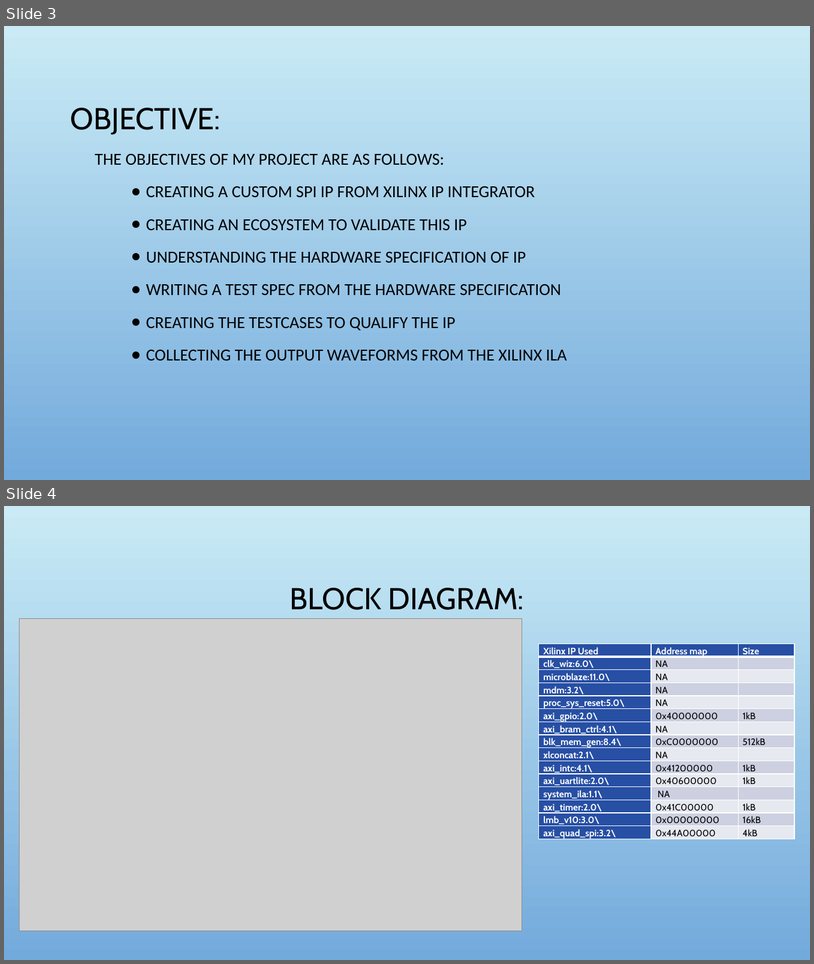
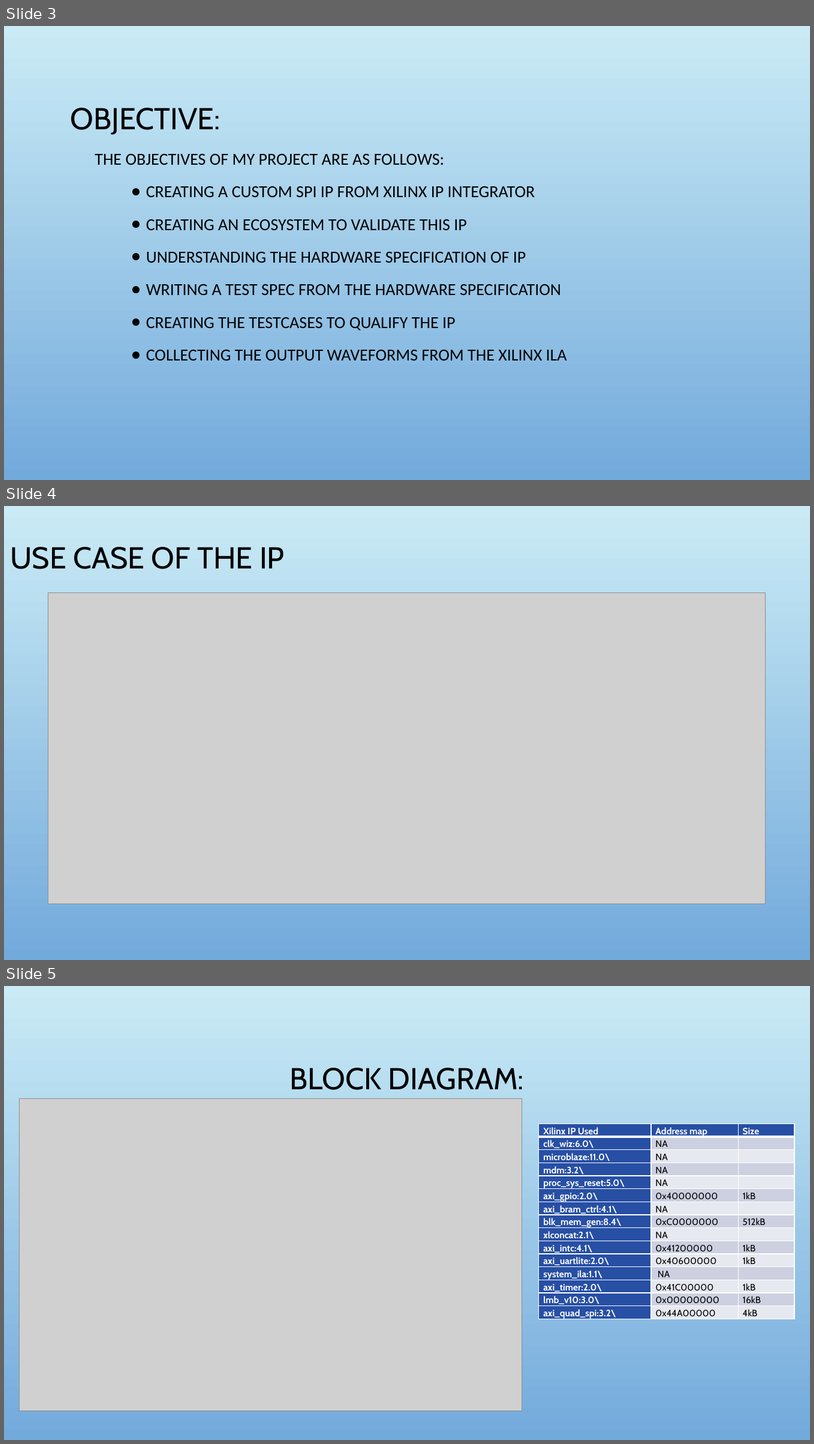
Before and after one commit to Selva1110/MELZG628T_2022HT80170, a slide deck: Report_docs/2022HT80170_ppt.pptx. Shown one above the other, each under a label of ours: slides 3 and 4 before the commit, slides 3, 4 and 5 after it. The pictures are 814x964 and 814x1444 pixels, drawn with LibreOffice and Linux fonts; fonts in the diff are those of the drawing; grey boxes stand for pictures; background and template pictures are left out. Boxes give left, top, right and bottom in pixels: in the first picture for what was removed or moved away, otherwise in the second. Text is boxed around its words. In the diff, an @@ line names an element or a change of style, - is before the commit and + after.

```diff
--- a/Report_docs/2022HT80170_ppt.pptx
+++ b/Report_docs/2022HT80170_ppt.pptx
@@ slide 4 added at [4,506,810,960], background picture (left out) @@
@@ title added at [10,547,285,569], 36 pt, text #000000 @@
+USE CASE OF THE IP
@@ picture added at [48,592,765,903] @@
@@ what was slide 4 is now slide 5 @@
```
Also in this commit, not shown: 2 slides changed, 8 other files.
